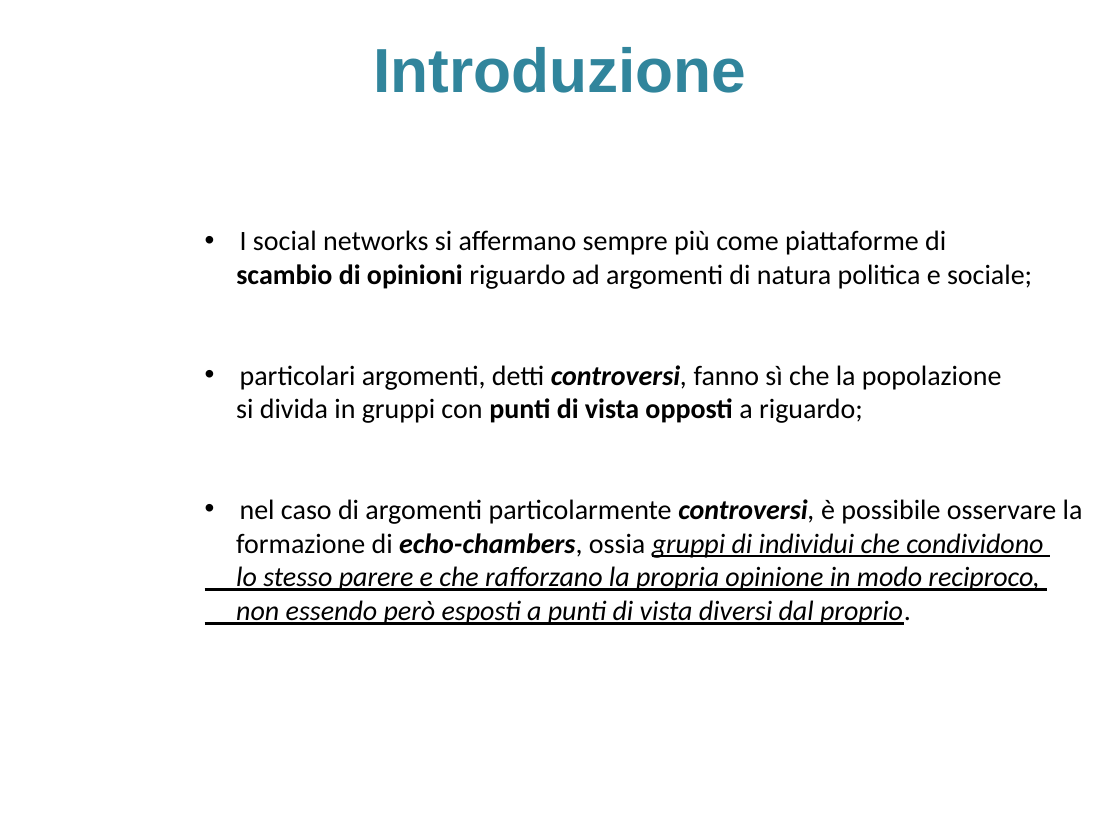
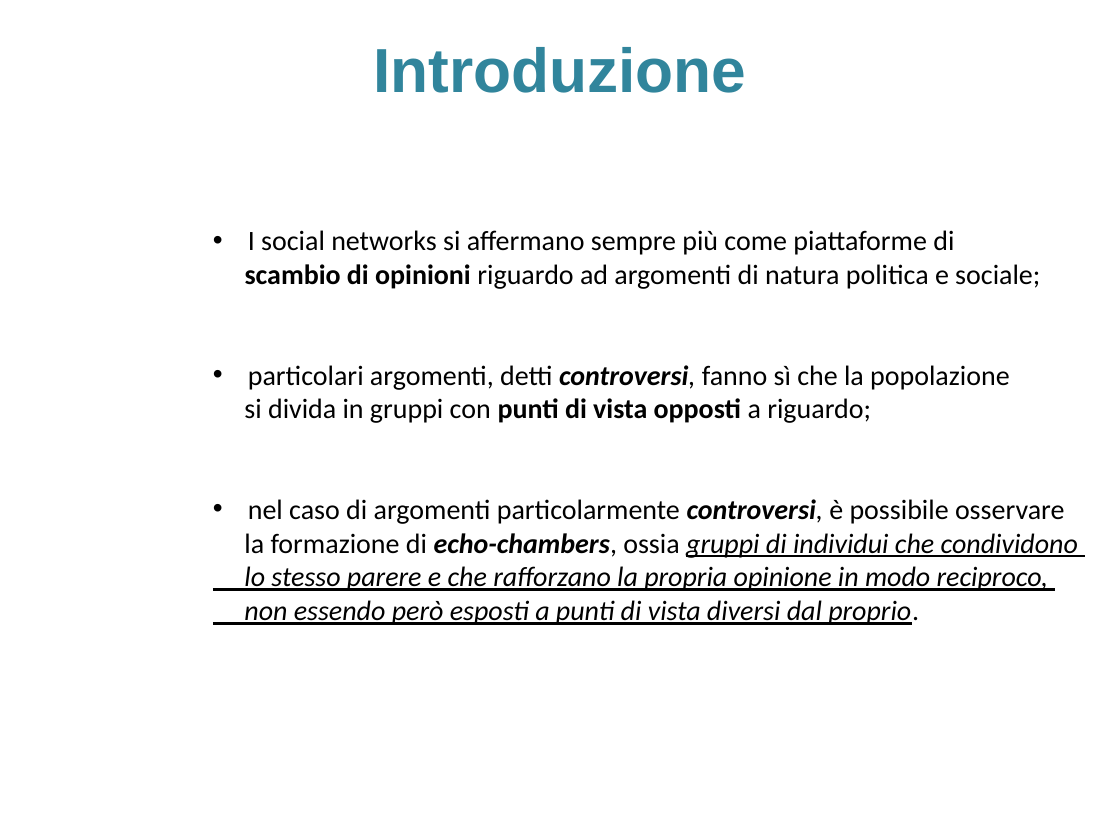
Before and after one commit to sidious1991/TesiLatex, a slide deck: slide 3 of PRESENTAZIONE_TESI/presentazione_agostini_stefano.pptx. Drawn at 1120x840 pixels with LibreOffice and Linux fonts; fonts in the diff are those of the drawing; background and template pictures are left out. Boxes give left, top, right and bottom in pixels: in the first picture for what was removed or moved away, otherwise in the second. Text is boxed around its words. In the diff, an @@ line names an element or a change of style, - is before the commit and + after.

```diff
--- a/PRESENTAZIONE_TESI/presentazione_agostini_stefano.pptx
+++ b/PRESENTAZIONE_TESI/presentazione_agostini_stefano.pptx
@@ text "I social networks si affermano ...": place and size @@
-text "I social networks si affermano ..." at (236, 230, 1083, 625)
+text "I social networks si affermano ..." at (244, 230, 1078, 625)
@@ text at (244, 499, 1078, 558): spaces changed @@
-• nel caso di argomenti particolarmente controversi, è possibile osservare la
-formazione di echo-chambers, ossia gruppi di individui che condividono
+• nel caso di argomenti particolarmente controversi, è possibile osservare
+la formazione di echo-chambers, ossia gruppi di individui che condividono
```
Also in this commit, not shown: 12 other slides changed, 1 slide added, 1 other file.
